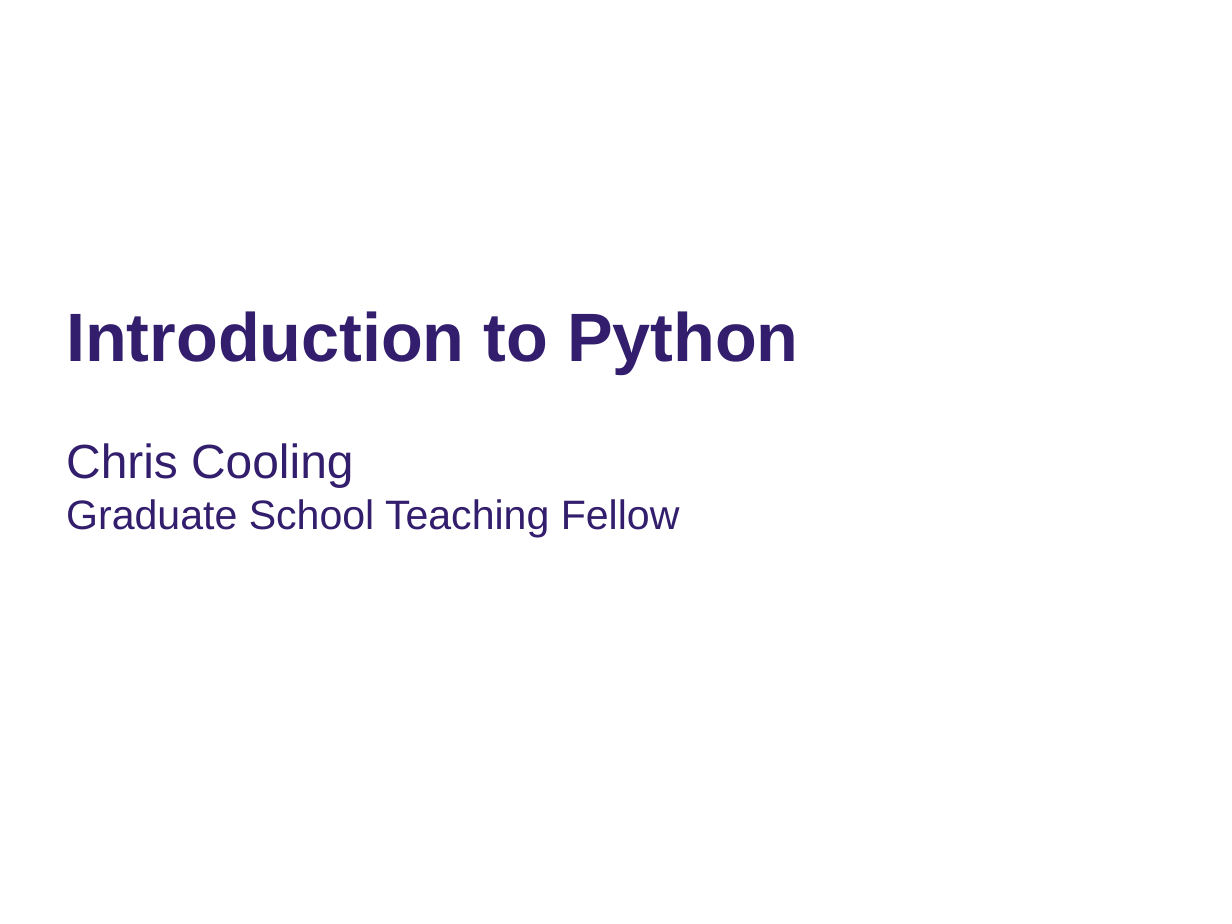
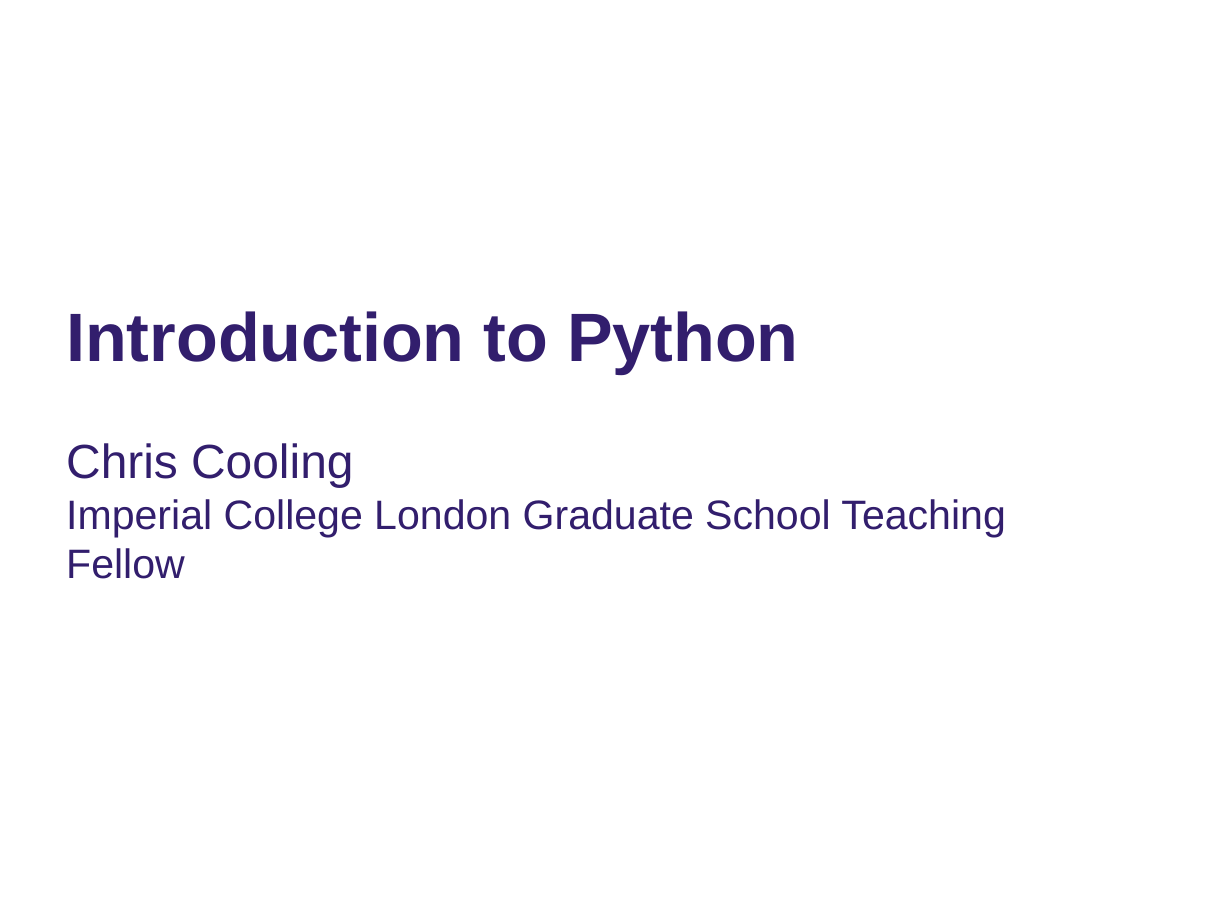
Before and after one commit to cmcooling/Introduction-to-Python, a slide deck: slide 1 of Intro to Python Slides.pptx. Drawn at 1232x924 pixels with LibreOffice and Linux fonts; fonts in the diff are those of the drawing; background and template pictures are left out. Boxes give left, top, right and bottom in pixels: in the first picture for what was removed or moved away, otherwise in the second. Text is boxed around its words. In the diff, an @@ line names an element or a change of style, - is before the commit and + after.

Commit message:
Minor edits

```diff
--- a/Intro to Python Slides.pptx
+++ b/Intro to Python Slides.pptx
@@ subtitle at (x1=66, y1=499, x2=1005, y2=579): text changed @@
-Graduate School Teaching Fellow
+Imperial College London Graduate School Teaching Fellow
```
Also in this commit, not shown: 1 slide removed.
